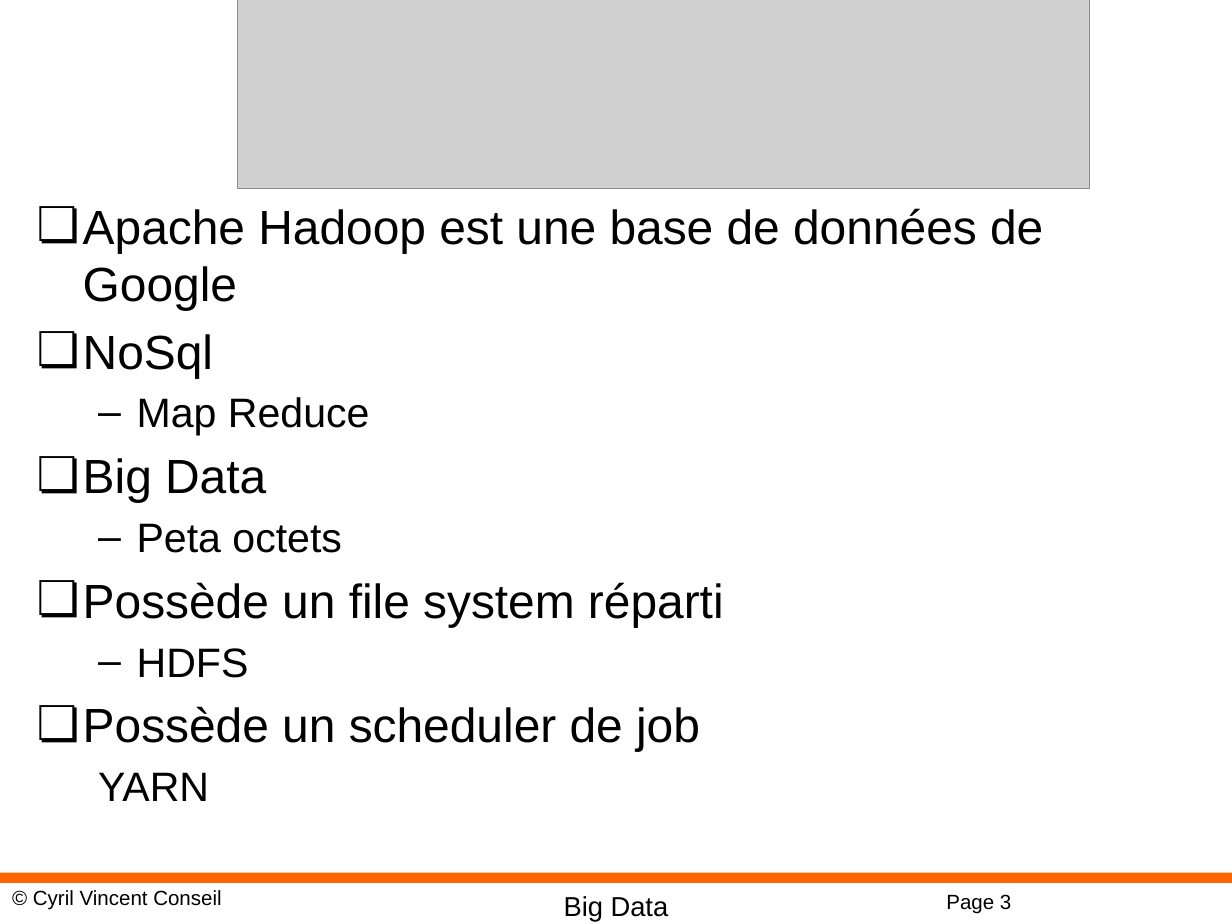
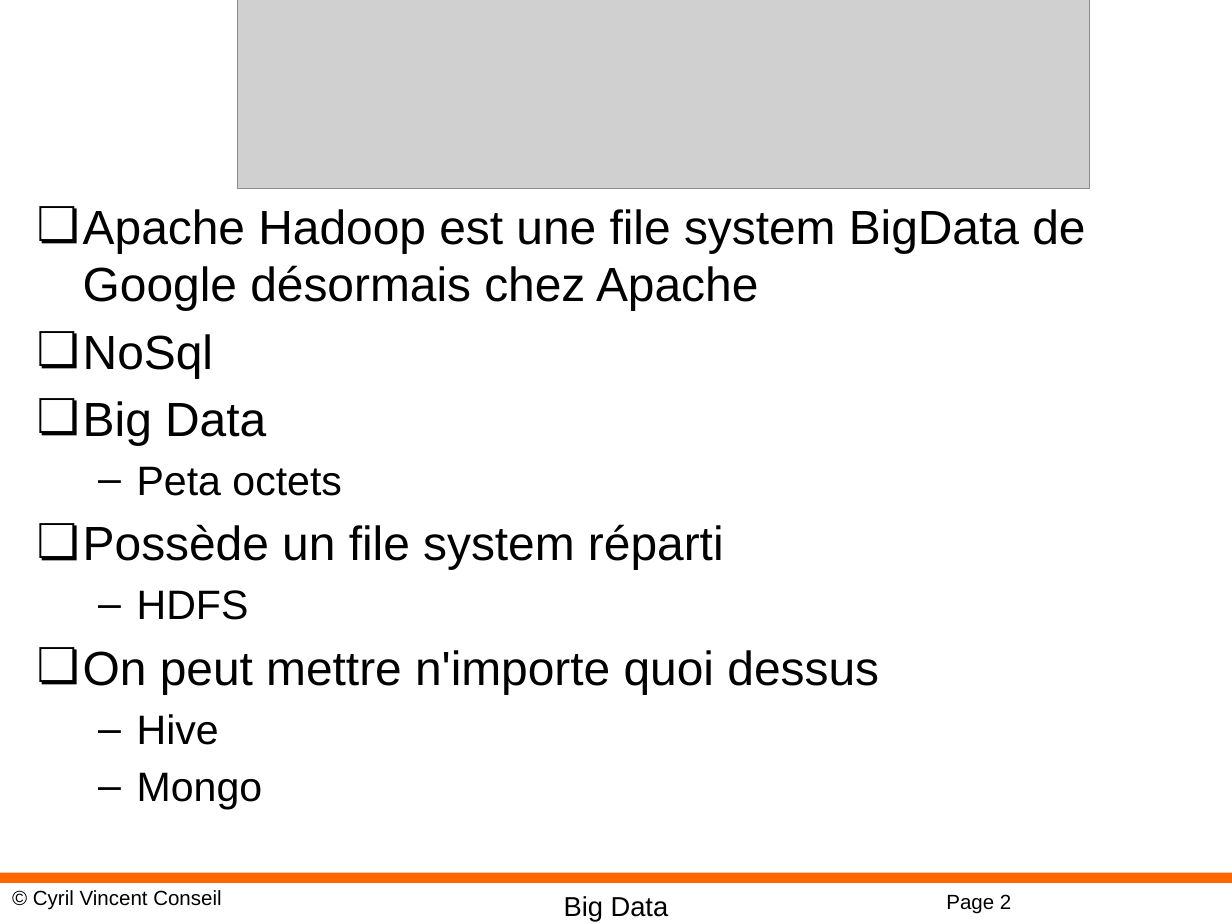
Before and after one commit to cyrilvincent/bigdata, a slide deck: slide 2 of ppt/BigData06-Hadoop.pptx (slide 3 before the commit). Drawn at 1232x924 pixels with LibreOffice and Linux fonts; fonts in the diff are those of the drawing; grey boxes stand for pictures; background and template pictures are left out. Boxes give left, top, right and bottom in pixels: in the first picture for what was removed or moved away, otherwise in the second. Text is boxed around its words. In the diff, an @@ line names an element or a change of style, - is before the commit and + after.

Commit message:
ppt ok

```diff
--- a/ppt/BigData06-Hadoop.pptx
+++ b/ppt/BigData06-Hadoop.pptx
@@ text at bbox=[83, 209, 1085, 311]: text changed @@
-❏ Apache Hadoop est une base de données de Google
+❏ Apache Hadoop est une file system BigData de Google désormais chez Apache
@@ text at bbox=[137, 397, 370, 436]: paragraph removed @@
-  – Map Reduce
@@ text at bbox=[83, 650, 879, 810]: text changed @@
-❏ Possède un scheduler de job
-  YARN
+❏ On peut mettre n'importe quoi dessus
+  – Hive
+  – Mongo
@@ page number at bbox=[946, 894, 1011, 914]: text changed @@
-Page 3
+Page 2
```
Also in this commit, not shown: 1 other slide changed, 1 slide added, 3 slides removed, 11 other files.
